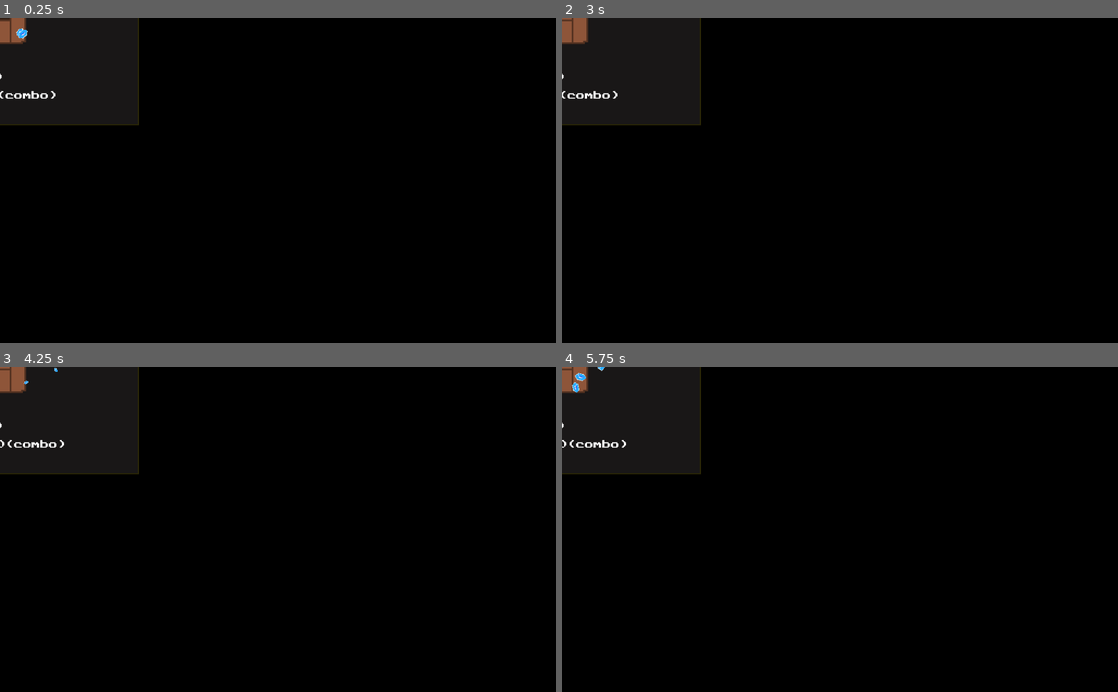
Above: before the commit, frames 1-4 (two rows, left to right).
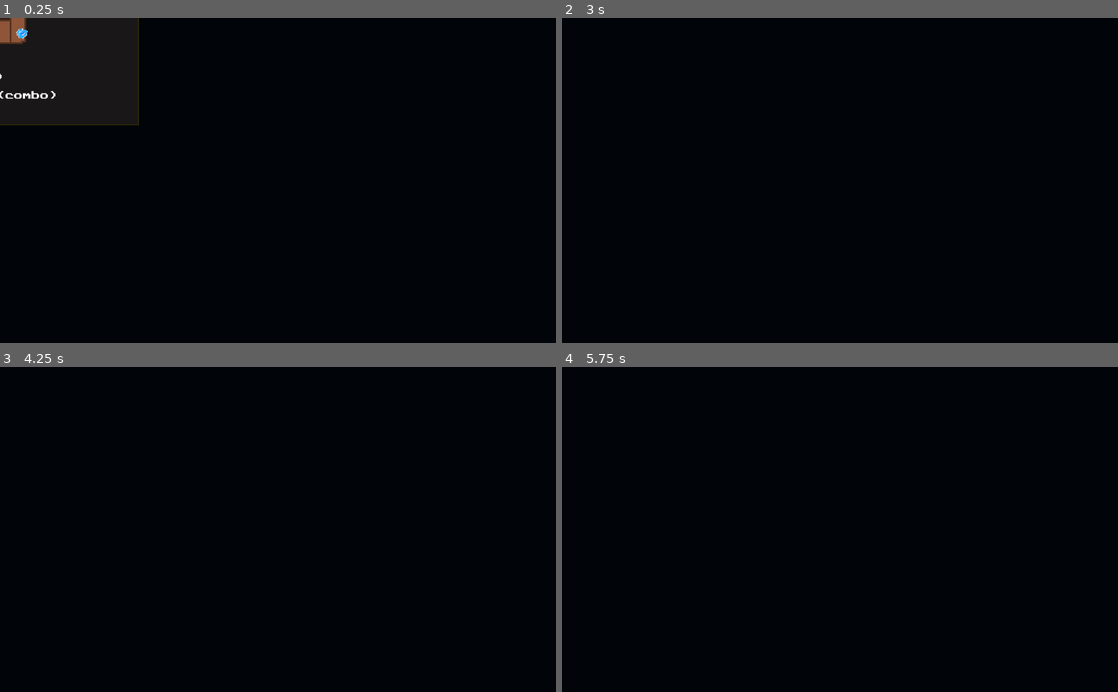
Above: after the commit, the same moments.

Repository: mcerdeira/curse-of-the-rogue
Game: Godot game, scene res://scenes/ChestAnimation.tscn
The game is run twice, just before and just after one commit, with the same random seed, the same clock (stepped at 60 frames per second) and the same inputs. This scene is started directly instead of the project's main scene. Sound files missing from this copy of the repository are replaced by a short silence.
Inputs (mouse positions are in pixels of both pictures, inside the frame that each line leads up to):
- Up to frame 1 (0.25 s): no input
- Up to frame 2 (3 s): move the mouse to (962, 164) at 0.52 s; press the mouse at (962, 164) at 0.53 s; hold D (right) 0.53-1.28 s; move the mouse to (728, 196) at 1.27 s; release the mouse at (728, 196) at 1.28 s; hold S (down) 1.28-2.03 s; right-click (728, 196) at 1.35 s; tap Enter at 2 s; move the mouse to (895, 109) at 2.02 s; press the mouse at (895, 109) at 2.03 s; hold D (right) 2.03-2.78 s; move the mouse to (812, 245) at 2.77 s; release the mouse at (812, 245) at 2.78 s; hold W (up) from 2.78 s (still down); right-click (812, 245) at 2.85 s
- Up to frame 3 (4.25 s): tap R (restart_game) at 3.5 s; move the mouse to (444, 578) at 3.52 s; release W (up) at 3.53 s; press the mouse at (444, 578) at 3.53 s; hold A (left) from 3.53 s (still down)
- Up to frame 4 (5.75 s): move the mouse to (673, 480) at 4.27 s; release the mouse at (673, 480) at 4.28 s; right-click (673, 480) at 4.35 s; move the mouse to (867, 529) at 5.02 s; release A (left) at 5.03 s; press the mouse at (867, 529) at 5.03 s; hold S (down) from 5.03 s (still down)

The runs differ from the first frame. In frame 2, 0.7% of the frame differs, in the area x 0-25%, y 0-33%; in frame 3, 0.7%; in frame 4, 0.7%.

Commit message:
Altares, mas que nada

Diff:
--- a/src/project.godot
+++ b/src/project.godot
@@ -94,5 +94,5 @@
 
 [rendering]
 
-environment/default_clear_color=Color( 0, 0, 0, 0 )
+environment/default_clear_color=Color( 0.00784314, 0.0196078, 0.0352941, 0 )
 environment/default_environment="res://default_env.tres"
--- /dev/null
+++ b/src/scenes/Altar.gd
@@ -0,0 +1,23 @@
+extends StaticBody2D
+export var altar_type = ""
+var price_amount = 1
+var price_what = ""
+
+func _ready():
+	if Global.FLOOR_TYPE != Global.floor_types.altar:
+		queue_free()
+
+	$sprite.animation = altar_type
+	$sprite2.animation = altar_type
+	$sprite3.animation = altar_type
+	price_what = "life"
+	if altar_type != "blood":
+		price_what = "gems"
+		$skull_spr.visible = false
+
+func level_up_altar():
+	pass
+
+func _on_Area2D_body_entered(body):
+	if body.is_in_group("players") and Global.pay_price(body, price_what, price_amount):
+		level_up_altar()
--- /dev/null
+++ b/src/scenes/Altar.tscn
@@ -0,0 +1,67 @@
+[gd_scene load_steps=9 format=2]
+
+[ext_resource path="res://scenes/Altar.gd" type="Script" id=1]
+[ext_resource path="res://sprites/altar_floor.png" type="Texture" id=2]
+[ext_resource path="res://sprites/altar_floor_blood.png" type="Texture" id=3]
+[ext_resource path="res://sprites/skull_spr_0.png" type="Texture" id=4]
+[ext_resource path="res://sprites/player_shadow.png" type="Texture" id=5]
+
+[sub_resource type="SpriteFrames" id=1]
+animations = [ {
+"frames": [ ExtResource( 3 ) ],
+"loop": true,
+"name": "blood",
+"speed": 5.0
+}, {
+"frames": [ ExtResource( 2 ) ],
+"loop": true,
+"name": "gem",
+"speed": 5.0
+} ]
+
+[sub_resource type="RectangleShape2D" id=2]
+extents = Vector2( 48, 16 )
+
+[sub_resource type="RectangleShape2D" id=3]
+extents = Vector2( 48, 13 )
+
+[node name="Altar" type="StaticBody2D"]
+script = ExtResource( 1 )
+
+[node name="shadow" type="Sprite" parent="."]
+position = Vector2( 0, 16.25 )
+scale = Vector2( 3.5, 1.9 )
+texture = ExtResource( 5 )
+
+[node name="skull_spr" type="Sprite" parent="."]
+position = Vector2( -32, -32 )
+rotation = -0.640536
+scale = Vector2( 1, 1 )
+texture = ExtResource( 4 )
+
+[node name="sprite" type="AnimatedSprite" parent="."]
+frames = SubResource( 1 )
+animation = "blood"
+
+[node name="sprite2" type="AnimatedSprite" parent="."]
+position = Vector2( 32, 0 )
+frames = SubResource( 1 )
+animation = "blood"
+
+[node name="sprite3" type="AnimatedSprite" parent="."]
+position = Vector2( -32, 0 )
+frames = SubResource( 1 )
+animation = "blood"
+
+[node name="collider" type="CollisionShape2D" parent="."]
+visible = false
+shape = SubResource( 2 )
+
+[node name="Area2D" type="Area2D" parent="."]
+visible = false
+
+[node name="collider" type="CollisionShape2D" parent="Area2D"]
+position = Vector2( 0, 27 )
+shape = SubResource( 3 )
+
+[connection signal="body_entered" from="Area2D" to="." method="_on_Area2D_body_entered"]
--- a/src/scenes/ChestAnimation.gd
+++ b/src/scenes/ChestAnimation.gd
@@ -1,5 +1,5 @@
 extends Node2D
-var ttl = 5
+var ttl = 3
 
 func _physics_process(delta):
 	ttl -= 1 * delta
--- a/src/scenes/Enemy.gd
+++ b/src/scenes/Enemy.gd
@@ -168,7 +168,6 @@
 
 	if hit_ttl > 0:
 		$sprite.material.set_shader_param("hitted", true)
-
 		$sprite.playing = false
 		hit_ttl -= 1 * delta
 		if hit_ttl <= 0:
@@ -209,9 +208,12 @@
 
 func set_type(_type):
 	enemy_type = _type
-
+	$sprite.position.y = 0
 	$sprite.animation = enemy_type
 	if enemy_type == "dead_fire":
+		$area/collider.set_deferred("disabled", true)
+		$area/collider_dead_fire.set_deferred("disabled", false)
+
 		shoot_ttl_total = Global.pick_random([5, 3, 2])
 		shoot_ttl = shoot_ttl_total
 		shoot_type = true
@@ -224,8 +226,13 @@
 		is_enemy_group = false
 		stopandgo = false
 		shoot_on_die = true
+		$sprite.position.y = -32
+		$shadow.visible = false
 
 	if enemy_type == "bat":
+		$area/collider.set_deferred("disabled", false)
+		$area/collider_dead_fire.set_deferred("disabled", true)
+
 		$collider2.set_deferred("disabled", true)
 		shoot_ttl_total = 0
 		shoot_ttl = shoot_ttl_total
@@ -241,6 +248,9 @@
 		shoot_on_die = false
 
 	if enemy_type == "scorpion":
+		$area/collider.set_deferred("disabled", false)
+		$area/collider_dead_fire.set_deferred("disabled", true)
+
 		shoot_ttl_total = 0
 		shoot_ttl = shoot_ttl_total
 		shoot_type = false
--- a/src/scenes/Enemy.tscn
+++ b/src/scenes/Enemy.tscn
@@ -17,8 +17,6 @@
 [ext_resource path="res://sprites/dead_fire_spr_0.png" type="Texture" id=15]
 [ext_resource path="res://sprites/dead_fire_spr_1.png" type="Texture" id=16]
 [ext_resource path="res://sprites/dead_fire_spr_2.png" type="Texture" id=17]
-
-[sub_resource type="RectangleShape2D" id=1]
 
 [sub_resource type="SpriteFrames" id=4]
 animations = [ {
@@ -81,6 +79,11 @@
 "speed": 5.0
 } ]
 
+[sub_resource type="RectangleShape2D" id=1]
+
+[sub_resource type="RectangleShape2D" id=7]
+extents = Vector2( 19, 13 )
+
 [sub_resource type="CircleShape2D" id=3]
 radius = 13.0384
 
@@ -89,12 +92,6 @@
 collision_mask = 2
 script = ExtResource( 1 )
 
-[node name="area" type="Area2D" parent="."]
-
-[node name="collider" type="CollisionShape2D" parent="area"]
-visible = false
-shape = SubResource( 1 )
-
 [node name="shadow" type="AnimatedSprite" parent="."]
 frames = SubResource( 4 )
 animation = "bat"
@@ -102,8 +99,20 @@
 [node name="sprite" type="AnimatedSprite" parent="."]
 material = SubResource( 6 )
 frames = SubResource( 2 )
-animation = "skeleton"
+animation = "dead_fire"
+frame = 1
 playing = true
+
+[node name="area" type="Area2D" parent="."]
+
+[node name="collider" type="CollisionShape2D" parent="area"]
+visible = false
+shape = SubResource( 1 )
+
+[node name="collider_dead_fire" type="CollisionShape2D" parent="area"]
+visible = false
+position = Vector2( 0, 3 )
+shape = SubResource( 7 )
 
 [node name="collider2" type="CollisionShape2D" parent="."]
 visible = false
--- a/src/scenes/EnemyBullet.gd
+++ b/src/scenes/EnemyBullet.gd
@@ -22,7 +22,7 @@
 	if type == "bone" or type == "fire_ball":
 		if player_chase == null:
 			if type == "fire_ball":
-				speed = 100
+				speed = 200
 			else:
 				speed = 150
 			dmg = 1
--- a/src/scenes/EnemySpawn.gd
+++ b/src/scenes/EnemySpawn.gd
@@ -1,6 +1,7 @@
 extends Node2D
 var current_timer = 0.5
 var first_time = true
+var ItemPedestal = preload("res://scenes/ItemPedestal.tscn")
 var enemy = preload("res://scenes/Enemy.tscn")
 var bat_group = preload("res://scenes/EnemyGroup.tscn")
 var chest = preload("res://scenes/Chest.tscn")
@@ -40,19 +41,30 @@
 func spawn_chest_and_stuff():
 	reveal_doors()
 
+	var do_chest = true
+	var buff = 64
+	if randi() % 20 + 1 == 0:
+		buff = 96
+		do_chest = false
+
 	var player = get_tree().get_nodes_in_group("players")[0]
 	var positions = get_children()
 	var last_pos = 999999999
-	var chest_pos = null
+	var obj_pos = null
 	for pos in positions:
 		var p = pos.position.distance_to(player.position)
-		if last_pos > p and p > 32:
+		if last_pos > p and p > buff:
 			last_pos = p
-			chest_pos = pos.position
+			obj_pos = pos.position
 
-	var chest_inst = chest.instance()
-	get_parent().add_child(chest_inst)
-	chest_inst.set_position(to_global(chest_pos))
+	var obj_inst = null
+	if do_chest:
+		obj_inst = chest.instance()
+	else:
+		obj_inst = ItemPedestal.instance()
+
+	get_parent().add_child(obj_inst)
+	obj_inst.set_position(to_global(obj_pos))
 
 func spawn_enemy():
 	if WAVE_COUNT < Global.get_floor_waves():
--- a/src/scenes/HUD.gd
+++ b/src/scenes/HUD.gd
@@ -10,7 +10,7 @@
 
 func _ready():
 	add_to_group("HUD")
-	$game_over.visible = false
+	$c/game_over.visible = false
 
 func _draw():
 	var w = 30
@@ -38,28 +38,30 @@
 
 func set_message(title, msg):
 	message_ttl = 1.5
-	$game_over.text = title
-	$subtitle.text = msg
+	$c/game_over.visible = true
+	$c/game_over.text = title
+	$c/subtitle.text = "\n\n\n\n" + msg
 
 func _physics_process(delta):
 	if !Global.GAME_OVER and message_ttl > 0:
 		message_ttl -= 1 * delta
 		if message_ttl <= 0:
 			message_ttl = 0
-			$subtitle.text = ""
-			$game_over.text = ""
+			$c/subtitle.text = ""
+			$c/game_over.text = ""
+			$c/game_over.visible = false
 
 	if Global.GAME_OVER:
-		$subtitle.text = ""
+		$c/subtitle.text = ""
 		game_over_visible -= 1 * delta
 		if game_over_visible > 0:
-			$game_over.visible = true
+			$c/game_over.visible = true
 		else:
-			$game_over.visible = false
+			$c/game_over.visible = false
 	else:
-		if $game_over.visible:
-			$subtitle.text = ""
-			$game_over.visible = false
+		if $c/game_over.visible and message_ttl <= 0:
+			$c/subtitle.text = ""
+			$c/game_over.visible = false
 
 	if Global.combo_time > 0:
 		Global.combo_time -= 1 * delta
--- a/src/scenes/ItemPedestal.gd
+++ b/src/scenes/ItemPedestal.gd
@@ -12,16 +12,22 @@
 onready var default_pos = $item.get_position()
 
 func _ready():
-	if Global.FLOOR_TYPE != Global.floor_types.altar and Global.FLOOR_TYPE != Global.floor_types.shop and Global.FLOOR_TYPE != Global.floor_types.supershop:
-		queue_free()
+	var chest_replacement = false
+	if !(Global.FLOOR_TYPE == Global.floor_types.normal and Global.FLOOR_OVER):
+		if Global.FLOOR_TYPE != Global.floor_types.altar and Global.FLOOR_TYPE != Global.floor_types.shop and Global.FLOOR_TYPE != Global.floor_types.supershop:
+			queue_free()
+			return
+	else:
+		chest_replacement = true
 
-	var item = choose_item()
+	emit()
+	var item = choose_item(chest_replacement)
 	$item.animation = item.name
 	item_name = item.name
 	item_description = item.description
 	item_long_description = item.long_description
 
-	if Global.FLOOR_TYPE == Global.floor_types.altar:
+	if chest_replacement or Global.FLOOR_TYPE == Global.floor_types.altar:
 		$gem.visible = false
 		$price_lbl.visible = false
 		price_amount = 0
@@ -44,11 +50,11 @@
 		root.add_child(p)
 		p.global_position = global_position
 
-func choose_item():
-	if Global.FLOOR_TYPE == Global.floor_types.altar:
+func choose_item(chest_replacement:=false):
+	if !chest_replacement and Global.FLOOR_TYPE == Global.floor_types.altar:
 		return Global.get_random_premium_item()
 	else:
-		return Global.get_random_item()
+		return Global.get_random_item(chest_replacement)
 
 func do_item_effect(_player):
 	emit()
@@ -65,6 +71,8 @@
 		_player.add_total_hearts(1)
 	elif item_name == "green_heart":
 		_player.add_shield_poision(1)
+	elif item_name == "key":
+		_player.add_key(1)
 	elif item_name == "luckup":
 		_player.add_luck(1)
 	elif item_name == "meleeup":
--- a/src/scenes/ItemPedestal.tscn
+++ b/src/scenes/ItemPedestal.tscn
@@ -16,6 +16,8 @@
 [ext_resource path="res://sprites/speed.png" type="Texture" id=14]
 [ext_resource path="res://sprites/melee.png" type="Texture" id=15]
 [ext_resource path="res://sprites/shoot_speed.png" type="Texture" id=16]
+[ext_resource path="res://sprites/key_item.png" type="Texture" id=17]
+[ext_resource path="res://sprites/player_shadow.png" type="Texture" id=18]
 
 [sub_resource type="CircleShape2D" id=1]
 radius = 44.0114
@@ -48,6 +50,11 @@
 "frames": [ ExtResource( 8 ) ],
 "loop": true,
 "name": "green_heart",
+"speed": 5.0
+}, {
+"frames": [ ExtResource( 17 ) ],
+"loop": true,
+"name": "key",
 "speed": 5.0
 }, {
 "frames": [ ExtResource( 11 ) ],
@@ -89,10 +96,16 @@
 [node name="ItemPedestal" type="Area2D"]
 script = ExtResource( 1 )
 
+[node name="shadow" type="Sprite" parent="."]
+position = Vector2( 0, 17 )
+scale = Vector2( 1.5, 1 )
+texture = ExtResource( 18 )
+
 [node name="sprite" type="Sprite" parent="."]
 texture = ExtResource( 2 )
 
 [node name="collider" type="CollisionShape2D" parent="."]
+visible = false
 position = Vector2( -1, 16 )
 shape = SubResource( 1 )
 
@@ -111,6 +124,6 @@
 [node name="item" type="AnimatedSprite" parent="."]
 position = Vector2( 0, -34 )
 frames = SubResource( 3 )
-animation = "shoot_speed_up"
+animation = "brain"
 
 [connection signal="body_entered" from="." to="." method="_on_ItemPedestal_body_entered"]
--- a/src/scenes/Main.gd
+++ b/src/scenes/Main.gd
@@ -1 +1,7 @@
 extends Node2D
+
+
+func _ready():
+	if Global.FLOOR_TYPE != Global.floor_types.altar:
+		$Colums.queue_free()
+		$Colums2.queue_free()
--- a/src/scenes/Main.tscn
+++ b/src/scenes/Main.tscn
@@ -29,16 +29,34 @@
 [ext_resource path="res://scenes/ShopKeeper.tscn" type="PackedScene" id=27]
 [ext_resource path="res://sprites/skull_spr_0.png" type="Texture" id=28]
 [ext_resource path="res://scenes/ShopTable.gd" type="Script" id=29]
-
-[sub_resource type="DynamicFont" id=1]
-size = 8
+[ext_resource path="res://scenes/Altar.tscn" type="PackedScene" id=30]
+[ext_resource path="res://sprites/checkpoint_on_spr_4.png" type="Texture" id=31]
+[ext_resource path="res://sprites/checkpoint_on_spr_11.png" type="Texture" id=32]
+[ext_resource path="res://sprites/checkpoint_on_spr_15.png" type="Texture" id=33]
+[ext_resource path="res://sprites/checkpoint_on_spr_0.png" type="Texture" id=34]
+[ext_resource path="res://sprites/checkpoint_on_spr_2.png" type="Texture" id=35]
+[ext_resource path="res://sprites/checkpoint_on_spr_12.png" type="Texture" id=36]
+[ext_resource path="res://sprites/checkpoint_on_spr_7.png" type="Texture" id=37]
+[ext_resource path="res://sprites/checkpoint_on_spr_5.png" type="Texture" id=38]
+[ext_resource path="res://sprites/checkpoint_on_spr_13.png" type="Texture" id=39]
+[ext_resource path="res://sprites/checkpoint_on_spr_3.png" type="Texture" id=40]
+[ext_resource path="res://sprites/checkpoint_on_spr_10.png" type="Texture" id=41]
+[ext_resource path="res://sprites/checkpoint_on_spr_8.png" type="Texture" id=42]
+[ext_resource path="res://sprites/checkpoint_on_spr_9.png" type="Texture" id=43]
+[ext_resource path="res://sprites/checkpoint_on_spr_1.png" type="Texture" id=44]
+[ext_resource path="res://sprites/checkpoint_on_spr_14.png" type="Texture" id=45]
+[ext_resource path="res://sprites/checkpoint_on_spr_6.png" type="Texture" id=46]
+[ext_resource path="res://sprites/checkpoint_on_spr_16.png" type="Texture" id=47]
+
+[sub_resource type="DynamicFont" id=5]
 font_data = ExtResource( 3 )
 
 [sub_resource type="DynamicFont" id=2]
 size = 40
 font_data = ExtResource( 3 )
 
-[sub_resource type="DynamicFont" id=5]
+[sub_resource type="DynamicFont" id=1]
+size = 8
 font_data = ExtResource( 3 )
 
 [sub_resource type="DynamicFont" id=3]
@@ -61,6 +79,14 @@
 [sub_resource type="RectangleShape2D" id=6]
 extents = Vector2( 60.5, 10 )
 
+[sub_resource type="SpriteFrames" id=7]
+animations = [ {
+"frames": [ ExtResource( 34 ), ExtResource( 44 ), ExtResource( 35 ), ExtResource( 40 ), ExtResource( 31 ), ExtResource( 38 ), ExtResource( 46 ), ExtResource( 37 ), ExtResource( 42 ), ExtResource( 43 ), ExtResource( 41 ), ExtResource( 32 ), ExtResource( 36 ), ExtResource( 39 ), ExtResource( 45 ), ExtResource( 33 ), ExtResource( 47 ) ],
+"loop": true,
+"name": "default",
+"speed": 5.0
+} ]
+
 [node name="Main" type="Node2D"]
 script = ExtResource( 21 )
 
@@ -107,6 +133,28 @@
 shield_poison = ExtResource( 23 )
 shield_zombie = ExtResource( 24 )
 
+[node name="c" type="CenterContainer" parent="CanvasLayer/HUD"]
+margin_right = 1024.0
+margin_bottom = 376.0
+
+[node name="subtitle" type="Label" parent="CanvasLayer/HUD/c"]
+margin_left = 512.0
+margin_top = 180.0
+margin_right = 512.0
+margin_bottom = 196.0
+custom_fonts/font = SubResource( 5 )
+align = 1
+valign = 2
+
+[node name="game_over" type="Label" parent="CanvasLayer/HUD/c"]
+margin_left = 352.0
+margin_top = 168.0
+margin_right = 672.0
+margin_bottom = 208.0
+custom_fonts/font = SubResource( 2 )
+text = "YOU DIED"
+align = 1
+
 [node name="hud_attack" type="Label" parent="CanvasLayer/HUD"]
 margin_left = 1.0
 margin_top = 96.0
@@ -182,23 +230,6 @@
 margin_bottom = 195.0
 custom_fonts/font = SubResource( 1 )
 text = "  COMBO:"
-
-[node name="game_over" type="Label" parent="CanvasLayer/HUD"]
-margin_left = 411.0
-margin_top = 261.0
-margin_right = 731.0
-margin_bottom = 301.0
-custom_fonts/font = SubResource( 2 )
-text = "YOU DIED"
-align = 1
-
-[node name="subtitle" type="Label" parent="CanvasLayer/HUD"]
-margin_left = 488.0
-margin_top = 314.0
-margin_right = 616.0
-margin_bottom = 330.0
-custom_fonts/font = SubResource( 5 )
-align = 1
 
 [node name="combo" type="Label" parent="CanvasLayer/HUD"]
 margin_left = 803.0
@@ -386,3 +417,52 @@
 [node name="sku5" type="Sprite" parent="ShopTable"]
 position = Vector2( 564, 236 )
 texture = ExtResource( 28 )
+
+[node name="Altar" parent="." instance=ExtResource( 30 )]
+position = Vector2( 161, 264 )
+altar_type = "gem"
+
+[node name="Altar2" parent="." instance=ExtResource( 30 )]
+position = Vector2( 833, 264 )
+altar_type = "blood"
+
+[node name="Colums" type="Node2D" parent="."]
+
+[node name="col2" type="AnimatedSprite" parent="Colums"]
+position = Vector2( 376, 389 )
+frames = SubResource( 7 )
+frame = 9
+playing = true
+
+[node name="col" type="AnimatedSprite" parent="Colums"]
+position = Vector2( 376, 504 )
+frames = SubResource( 7 )
+frame = 10
+playing = true
+
+[node name="col3" type="AnimatedSprite" parent="Colums"]
+position = Vector2( 376, 277 )
+frames = SubResource( 7 )
+frame = 9
+playing = true
+
+[node name="Colums2" type="Node2D" parent="."]
+position = Vector2( 273, 0 )
+
+[node name="col2" type="AnimatedSprite" parent="Colums2"]
+position = Vector2( 376, 389 )
+frames = SubResource( 7 )
+frame = 9
+playing = true
+
+[node name="col" type="AnimatedSprite" parent="Colums2"]
+position = Vector2( 376, 504 )
+frames = SubResource( 7 )
+frame = 9
+playing = true
+
+[node name="col3" type="AnimatedSprite" parent="Colums2"]
+position = Vector2( 376, 277 )
+frames = SubResource( 7 )
+frame = 8
+playing = true
--- a/src/scripts/Global.gd
+++ b/src/scripts/Global.gd
@@ -113,6 +113,13 @@
 }
 
 var ITEMS = {
+	"key": {
+		"name": "key",
+		"description": "Key",
+		"long_description": "A Key",
+		"price": 150,
+		"type": "consumable"
+	},
 	"blue_heart": {
 		"name": "blue_heart",
 		"description": "Blue Heart",
@@ -200,6 +207,15 @@
 	[],
 ]
 
+func _ready():
+	var MainTheme = load("res://music/main_theme.mp3")
+
+	#Global.play_sound(MainTheme)
+
+	Input.set_custom_mouse_cursor(arrow)
+	initialize()
+	init_room()
+
 func enemy_by_floor():
 	randomize()
 # floor  enemies
@@ -227,15 +243,6 @@
 
 	return audio_stream_player
 
-func _ready():
-	var MainTheme = load("res://music/main_theme.mp3")
-
-	Global.play_sound(MainTheme)
-
-	Input.set_custom_mouse_cursor(arrow)
-	initialize()
-	init_room()
-
 func get_reward_floor():
 	var reward = FLOOR_REWARD[CURRENT_FLOOR]
 	var rnd = pick_random([0, 1, 3, 5, 7, 9])
@@ -246,16 +253,16 @@
 		FIRST = false
 		FLOOR_TYPE = floor_types.intro
 
-func get_random_item():
+func get_random_item(chest_replacement:=false):
 	randomize()
-	if Global.pick_random([1, 1, 1, 0]) == 1:
+	if chest_replacement or Global.pick_random([1, 1, 1, 1, 0]) == 1:
 		return pick_random(ITEMS)
 	else:
 		return pick_random(PREMIUM_ITEMS)
 
 func get_random_premium_item():
 	randomize()
-	if Global.pick_random([1, 1, 1, 0]) == 1:
+	if Global.pick_random([1, 1, 1, 1, 0]) == 1:
 		return pick_random(PREMIUM_ITEMS)
 	else:
 		return pick_random(ITEMS)
Not shown: 1 places in src/scenes/Enemy.tscn that only renumber resources
Not shown: 1 places in src/scenes/ItemPedestal.tscn that only renumber resources
Not shown: 1 places in src/scenes/Main.tscn that only renumber resources
Binary file added: src/sprites/altar_floor.png
Not shown, added: src/sprites/altar_floor.png.import
Binary file added: src/sprites/altar_floor_blood.png
Not shown, added: src/sprites/altar_floor_blood.png.import
Binary file added: src/sprites/checkpoint_on_spr_0.png
Not shown, added: src/sprites/checkpoint_on_spr_0.png.import
Binary file added: src/sprites/checkpoint_on_spr_1.png
Not shown, added: src/sprites/checkpoint_on_spr_1.png.import
Binary file added: src/sprites/checkpoint_on_spr_10.png
(and 39 more such lines)
